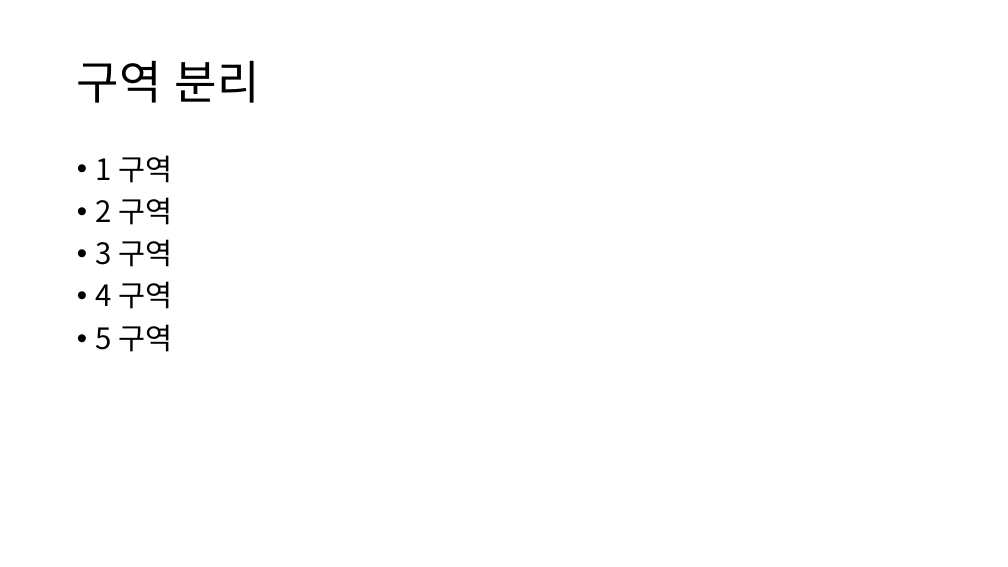
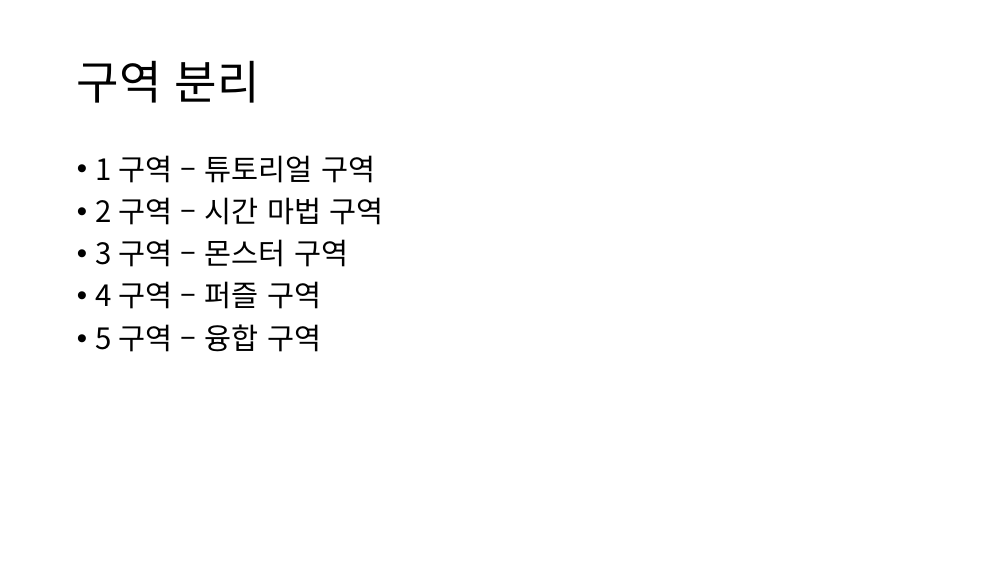
Before and after one commit to yimgunho/Witch_of_Time, a slide deck: slide 4 of 시간의 마녀_데모맵 기획.pptx. Drawn at 1008x567 pixels with LibreOffice and Linux fonts; fonts in the diff are those of the drawing. Boxes give left, top, right and bottom in pixels: in the first picture for what was removed or moved away, otherwise in the second. Text is boxed around its words. In the diff, an @@ line names an element or a change of style, - is before the commit and + after.

```diff
--- a/시간의 마녀_데모맵 기획.pptx
+++ b/시간의 마녀_데모맵 기획.pptx
@@ text at (96,155,383,352): text changed @@
-• 1 구역
-• 2 구역
-• 3 구역
-• 4 구역
-• 5 구역
+• 1 구역 – 튜토리얼 구역
+• 2 구역 – 시간 마법 구역
+• 3 구역 – 몬스터 구역
+• 4 구역 – 퍼즐 구역
+• 5 구역 – 융합 구역
```
Also in this commit, not shown: 1 other slide changed, 4 slides added, 6 other files.
